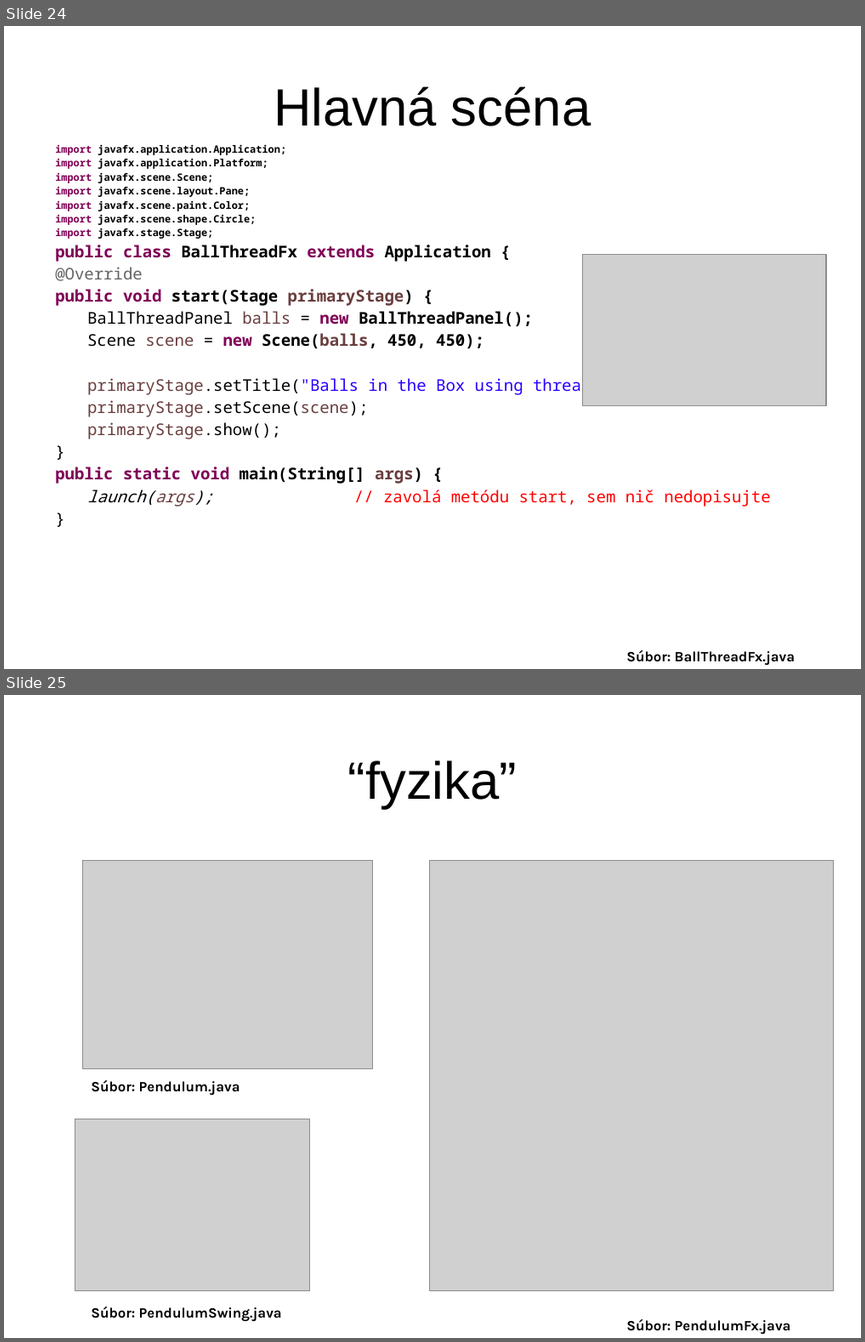
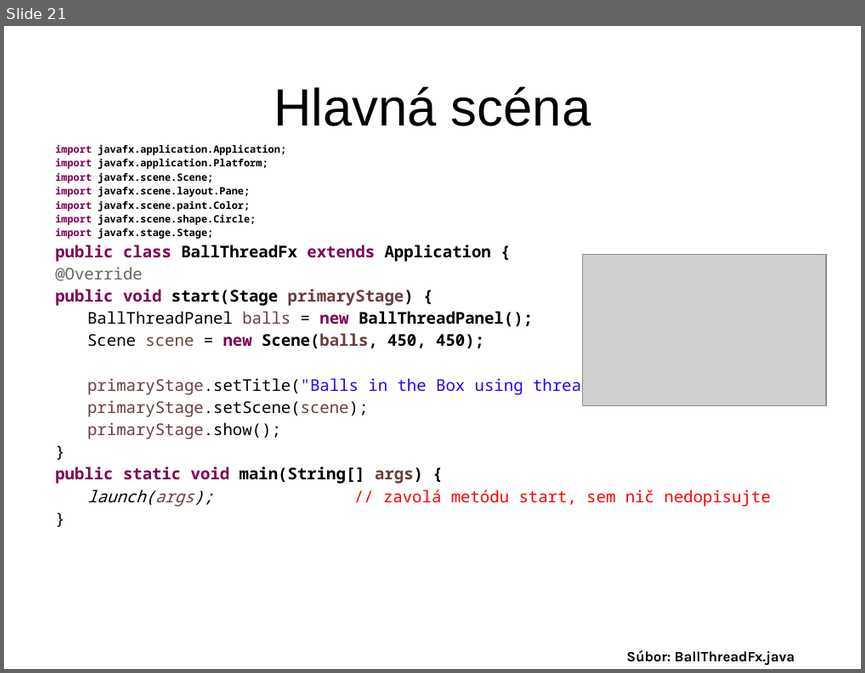
Before and after one commit to Programovanie4/Prednasky, a slide deck: 09/09_java.ppt. Shown one above the other, each under a label of ours: slides 24 and 25 before the commit, slide 21 after it. The pictures are 865x1342 and 865x673 pixels, drawn with LibreOffice and Linux fonts; fonts in the diff are those of the drawing; grey boxes stand for pictures. Boxes give left, top, right and bottom in pixels: in the first picture for what was removed or moved away, otherwise in the second. Text is boxed around its words. In the diff, an @@ line names an element or a change of style, - is before the commit and + after.

```diff
--- a/09/09_java.ppt
+++ b/09/09_java.ppt
@@ slide 25 removed at box(4, 695, 861, 1338), background #FFFFFF @@
@@ title removed at box(348, 760, 517, 809) @@
-“fyzika”
@@ picture removed at box(83, 861, 373, 1068) @@
@@ picture removed at box(430, 861, 834, 1291) @@
@@ text removed at box(91, 1080, 240, 1095) @@
-Súbor: Pendulum.java
@@ picture removed at box(75, 1119, 309, 1291) @@
@@ text removed at box(91, 1306, 282, 1321) @@
-Súbor: PendulumSwing.java
@@ text removed at box(626, 1319, 791, 1334) @@
-Súbor: PendulumFx.java
@@ what was slide 24 is now slide 21 @@
```
Also in this commit, not shown: 7 other slides removed, 3 other files.
